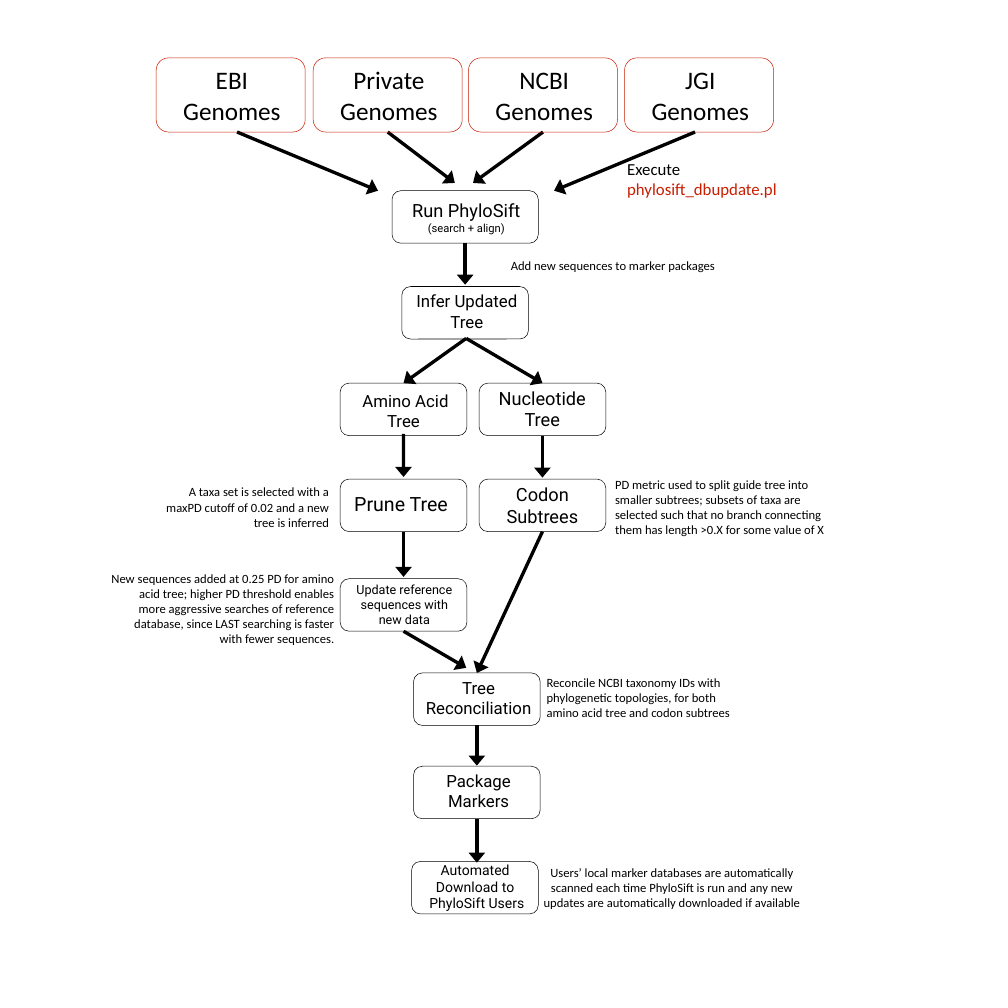
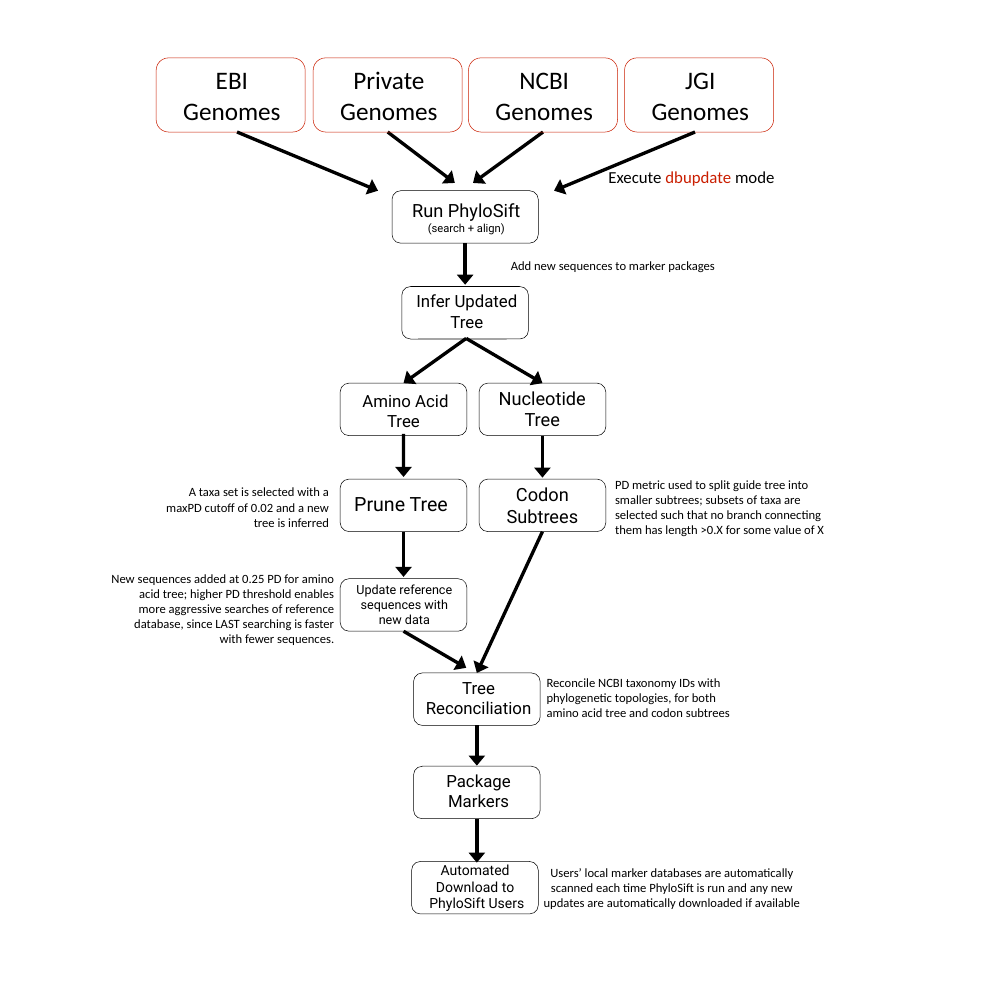
Before and after one commit to gjospin/PhyloSift, a slide deck: slide 1 of writing/figures/Phylosift_DBupdate.pptx. Drawn at 1008x1008 pixels with LibreOffice and Linux fonts; fonts in the diff are those of the drawing. Boxes give left, top, right and bottom in pixels: in the first picture for what was removed or moved away, otherwise in the second. Text is boxed around its words. In the diff, an @@ line names an element or a change of style, - is before the commit and + after.

```diff
--- a/writing/figures/Phylosift_DBupdate.pptx
+++ b/writing/figures/Phylosift_DBupdate.pptx
@@ text at <box>608,171,774,186</box>: text changed; text colour #CA1E00 to #000000 @@
-Execute phylosift_dbupdate.pl
+Execute dbupdate mode
```
Also in this commit, not shown: 3 other files.
